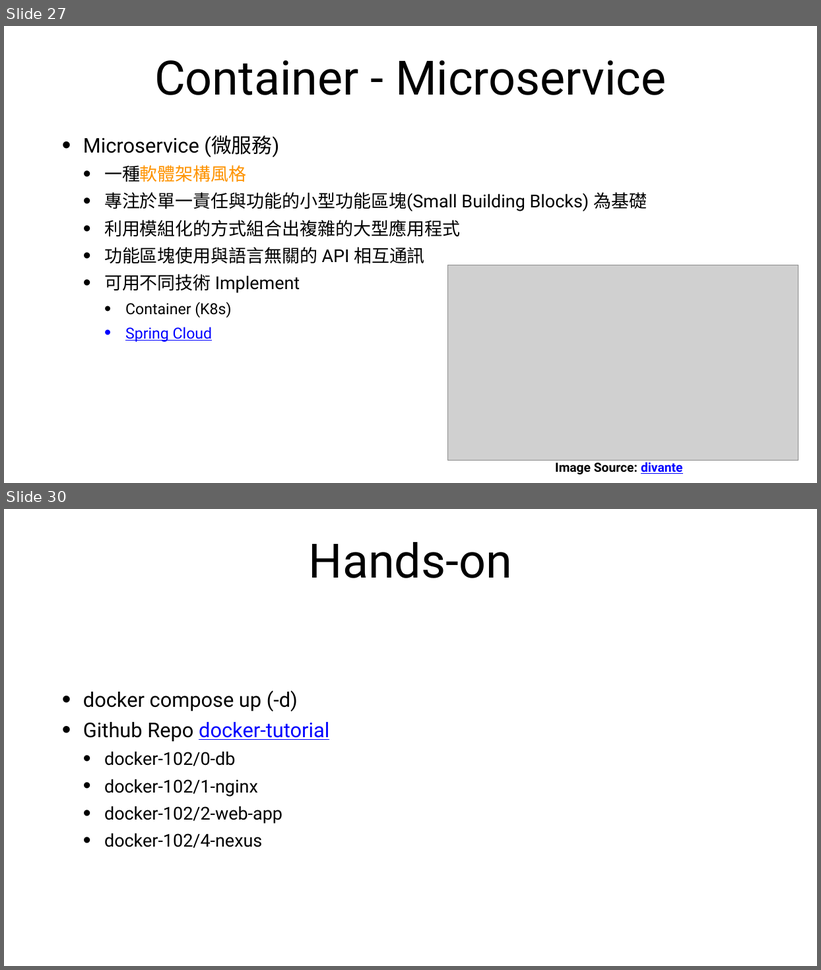
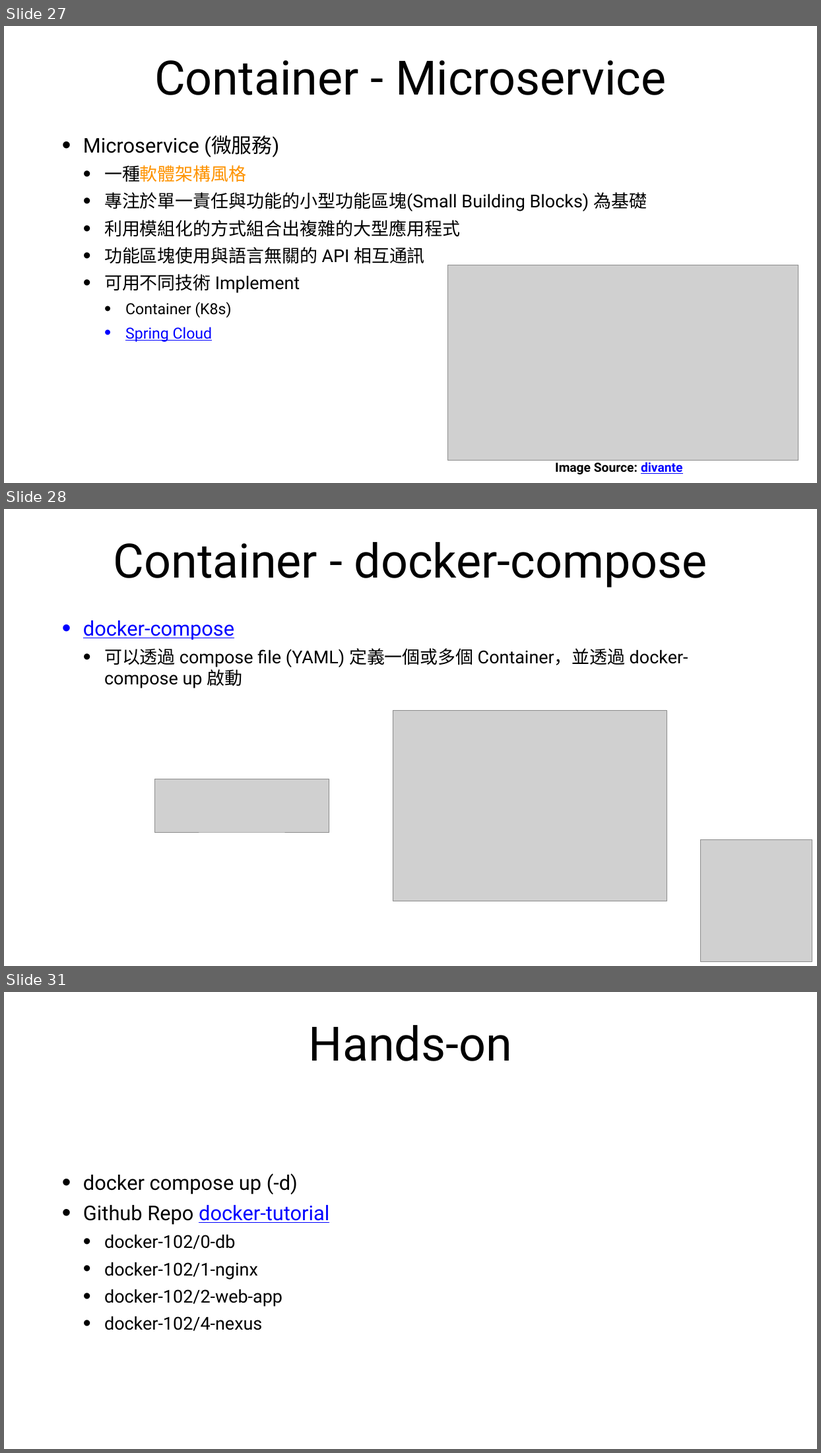
Before and after one commit to cathaylife-devops/docker-tutorial, a slide deck: docker-tutorial.pptx. Shown one above the other, each under a label of ours: slides 27 and 30 before the commit, slides 27, 28 and 31 after it; the slides between them are not shown. The pictures are 821x970 and 821x1453 pixels, drawn with LibreOffice and Linux fonts; fonts in the diff are those of the drawing; grey boxes stand for pictures. Boxes give left, top, right and bottom in pixels: in the first picture for what was removed or moved away, otherwise in the second. Text is boxed around its words. In the diff, an @@ line names an element or a change of style, - is before the commit and + after.

```diff
--- a/docker-tutorial.pptx
+++ b/docker-tutorial.pptx
@@ slide 28 added at (4, 509, 817, 966), background #FFFFFF @@
@@ title added at (114, 542, 708, 588), 112 pt, text #000000 @@
+Container - docker-compose
@@ text added at (83, 621, 688, 689), 42 pt, text #000000 @@
+• docker-compose
+  • 可以透過 compose file (YAML) 定義一個或多個 Container，並透過 docker-compose up 啟動
@@ picture added at (393, 710, 667, 901) @@
@@ picture added at (154, 779, 329, 832) @@
@@ picture added at (701, 840, 812, 962) @@
@@ what was slide 30 is now slide 31 @@
```
Also in this commit, not shown: 3 slides changed, 2 other files.
